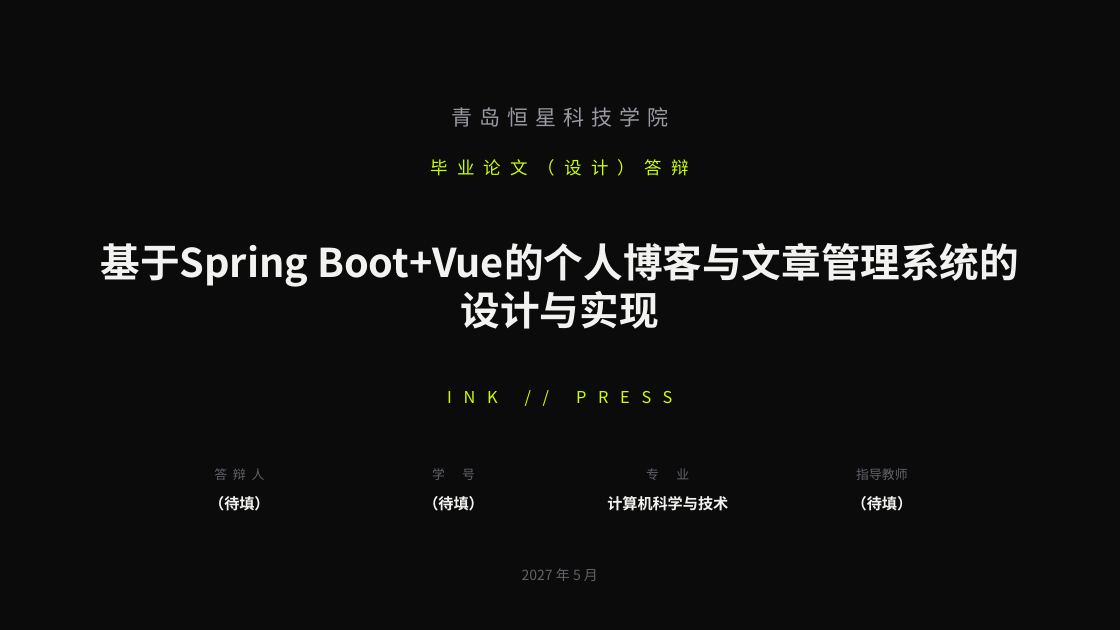
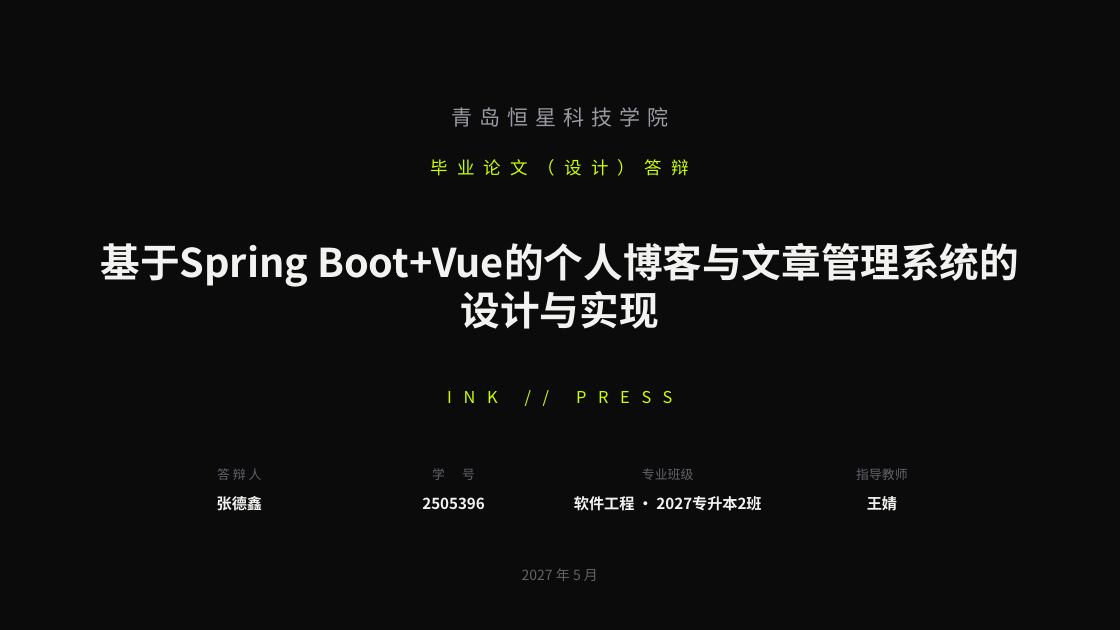
Before and after one commit to lggyx/inkpress2agent, a slide deck: slide 1 of docs/PPT/InkPress答辩PPT.pptx. Drawn at 1120x630 pixels with LibreOffice and Linux fonts; fonts in the diff are those of the drawing. Boxes give left, top, right and bottom in pixels: in the first picture for what was removed or moved away, otherwise in the second. Text is boxed around its words. In the diff, an @@ line names an element or a change of style, - is before the commit and + after.

```diff
--- a/docs/PPT/InkPress答辩PPT.pptx
+++ b/docs/PPT/InkPress答辩PPT.pptx
@@ text at box(642, 468, 693, 480): text changed @@
-专 业
+专业班级
@@ text at box(217, 494, 262, 514): text changed @@
-（待填）
+张德鑫
@@ text at box(422, 497, 485, 509): text changed @@
-（待填）
+2505396
@@ text at box(574, 496, 761, 511): text changed @@
-计算机科学与技术
+软件工程 · 2027专升本2班
@@ text at box(867, 496, 897, 511): text changed @@
-（待填）
+王婧
```
Also in this commit, not shown: 10 other files.
